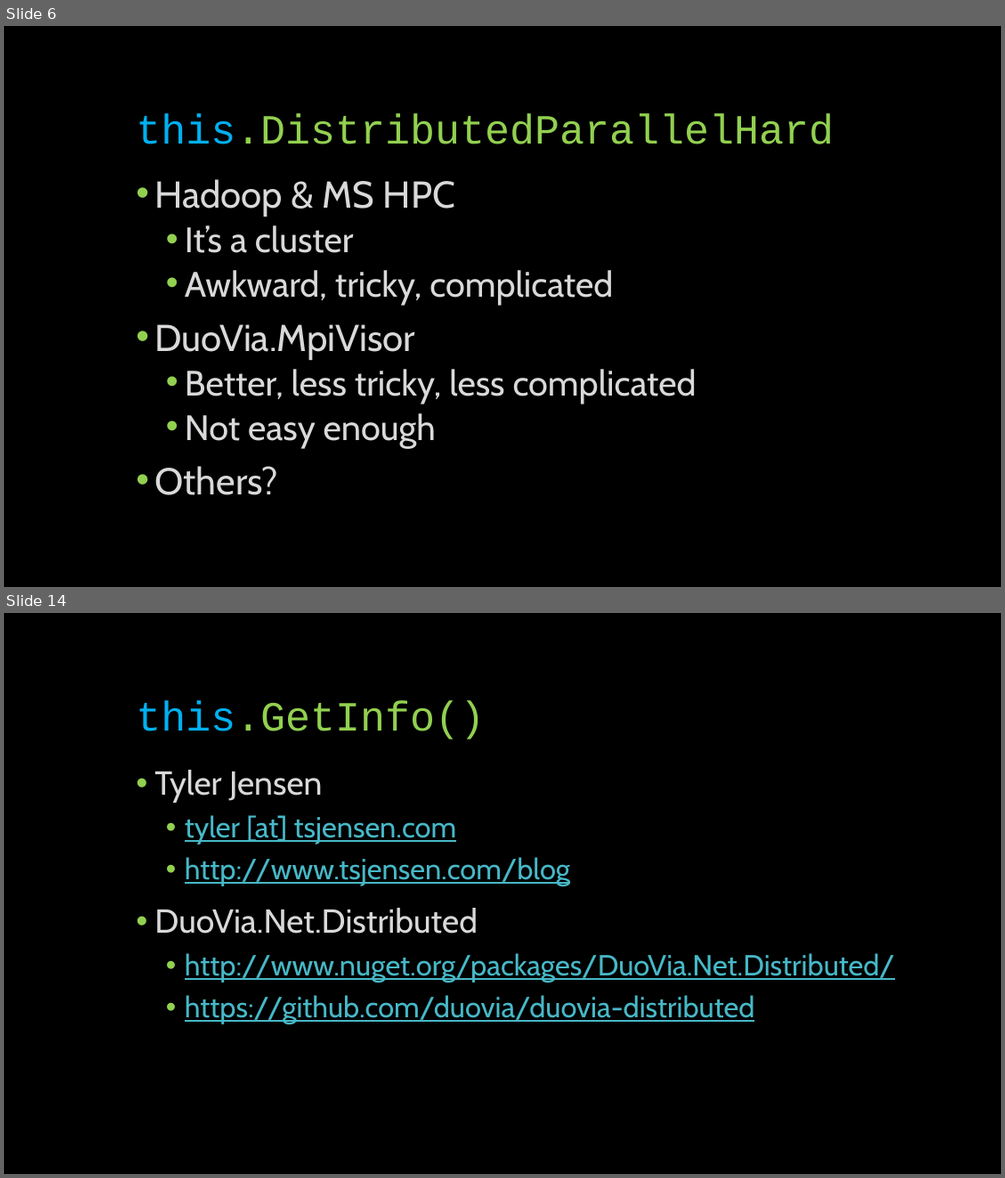
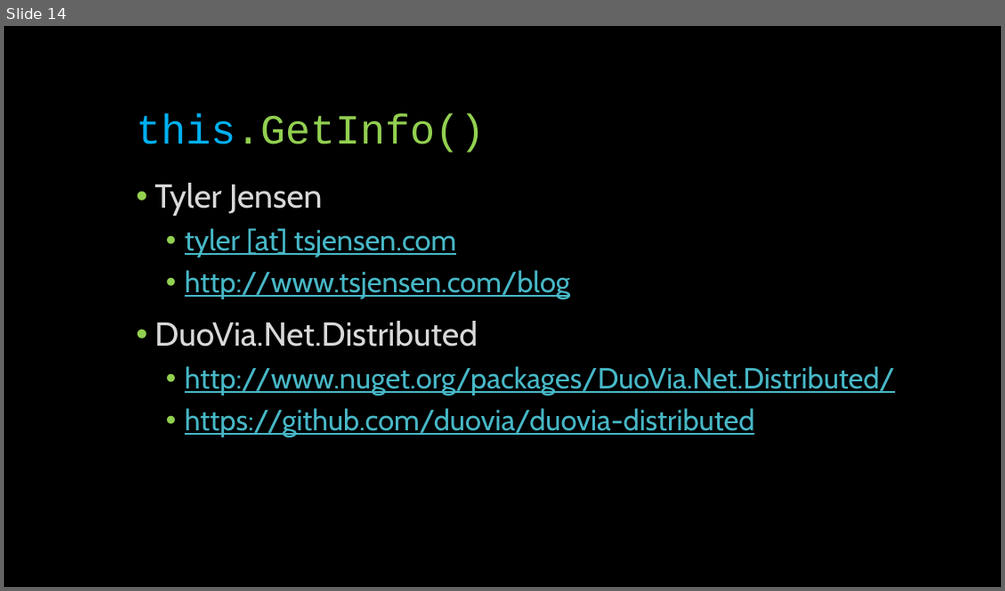
Before and after one commit to glennneiger/duovia-distributed, a slide deck: docs/distributed_demo.pptx. Shown one above the other, each under a label of ours: slides 6 and 14 before the commit, slide 14 after it; the slides between them are not shown. The pictures are 1005x1178 and 1005x591 pixels, drawn with LibreOffice and Linux fonts; fonts in the diff are those of the drawing. Boxes give left, top, right and bottom in pixels: in the first picture for what was removed or moved away, otherwise in the second. Text is boxed around its words. In the diff, an @@ line names an element or a change of style, - is before the commit and + after.

```diff
--- a/docs/distributed_demo.pptx
+++ b/docs/distributed_demo.pptx
@@ slide 6 removed at box(4, 26, 1001, 587), background #000000 @@
@@ title removed at box(136, 114, 833, 144) @@
-this.DistributedParallelHard
@@ text removed at box(154, 179, 696, 495) @@
-• Hadoop & MS HPC
-  • It’s a cluster
-  • Awkward, tricky, complicated
-• DuoVia.MpiVisor
-  • Better, less tricky, less complicated
-  • Not easy enough
-• Others?
```
Also in this commit, not shown: 4 slides changed, 9 slides added, 8 other slides removed, 4 other files.
